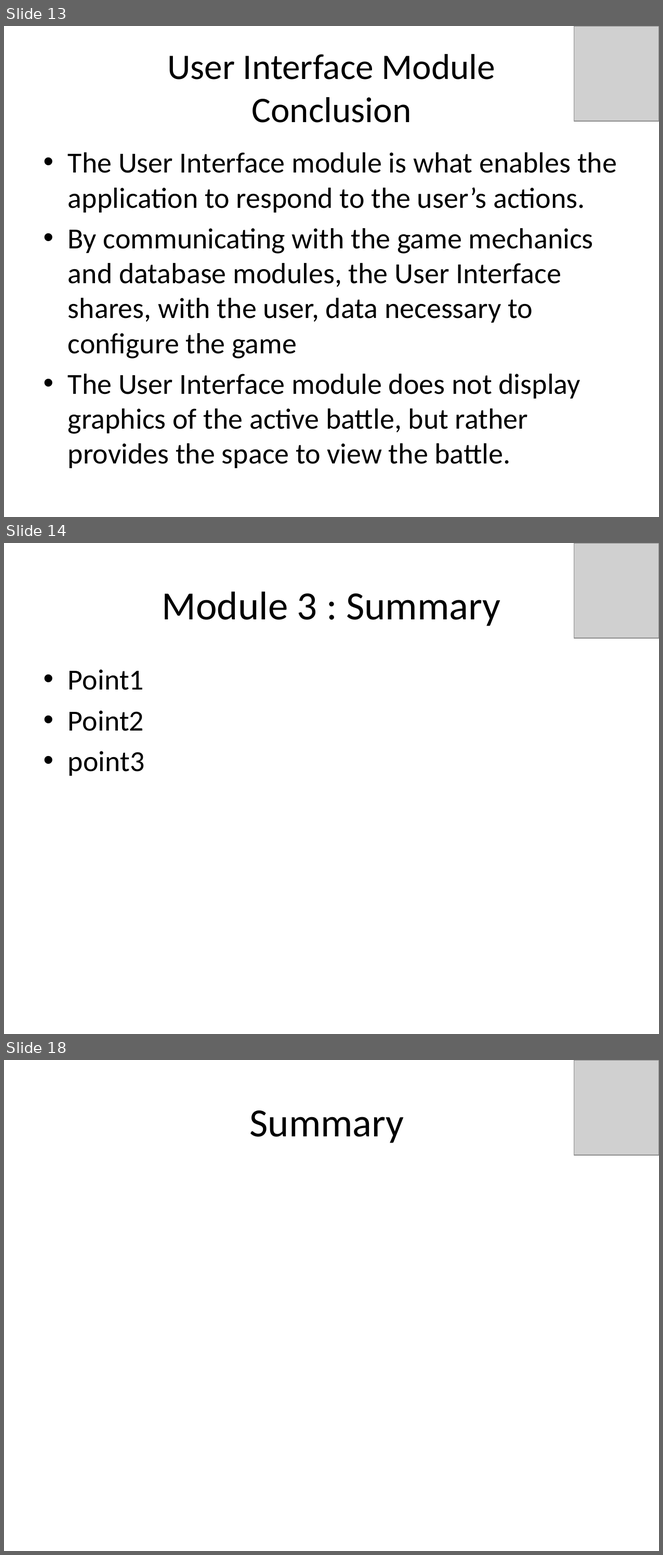
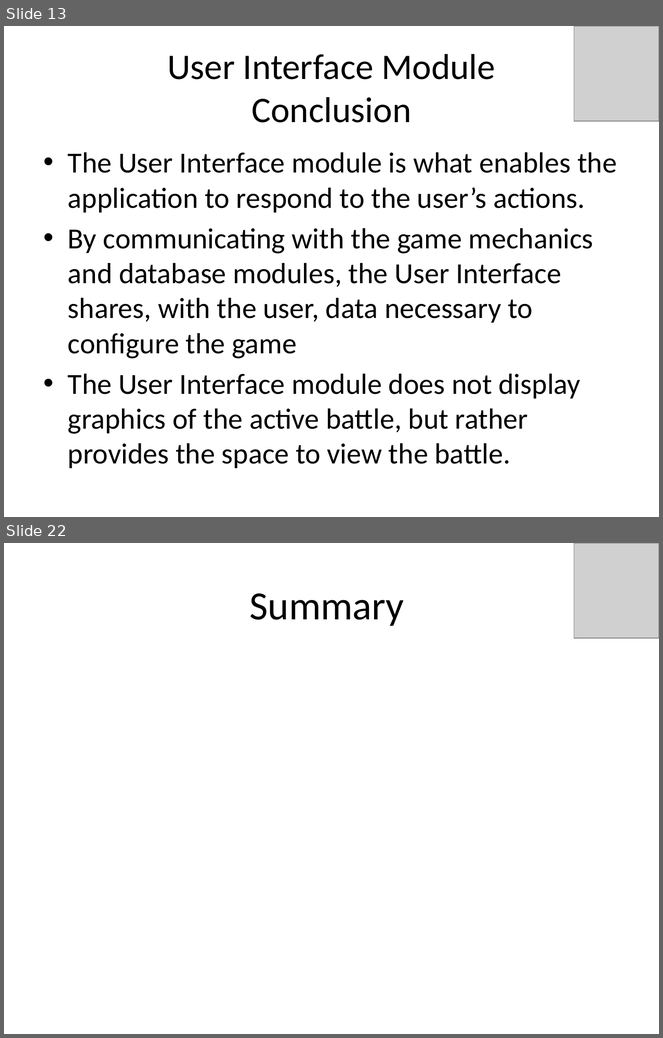
Before and after one commit to idxExtropy/duel-reality, a slide deck: Docs/DUEL REALITY .pptx. Shown one above the other, each under a label of ours: slides 13, 14 and 18 before the commit, slides 13 and 22 after it; the slides between them are not shown. The pictures are 663x1555 and 663x1038 pixels, drawn with LibreOffice and Linux fonts; fonts in the diff are those of the drawing; grey boxes stand for pictures. Boxes give left, top, right and bottom in pixels: in the first picture for what was removed or moved away, otherwise in the second. Text is boxed around its words. In the diff, an @@ line names an element or a change of style, - is before the commit and + after.

```diff
--- a/Docs/DUEL REALITY .pptx
+++ b/Docs/DUEL REALITY .pptx
@@ slide 14 removed at <box>4,543,659,1034</box>, background #FFFFFF @@
@@ picture removed at <box>574,543,659,638</box> @@
@@ title removed at <box>162,591,501,626</box> @@
-Module 3 : Summary
@@ text removed at <box>68,669,145,776</box> @@
-• Point1
-• Point2
-• point3
@@ what was slide 18 is now slide 22 @@
```
Also in this commit, not shown: 9 slides changed, 8 slides added, 3 other slides removed.
